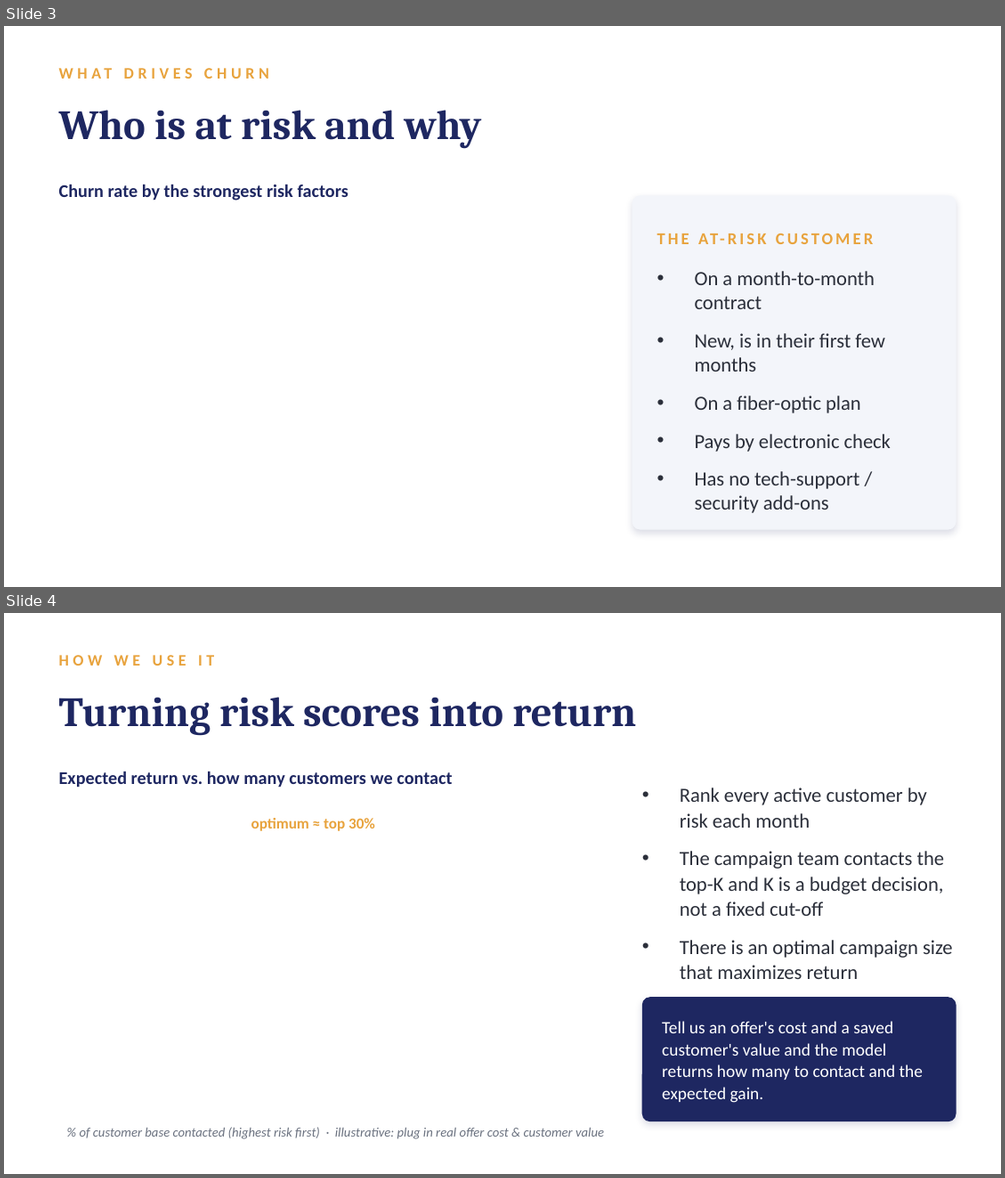
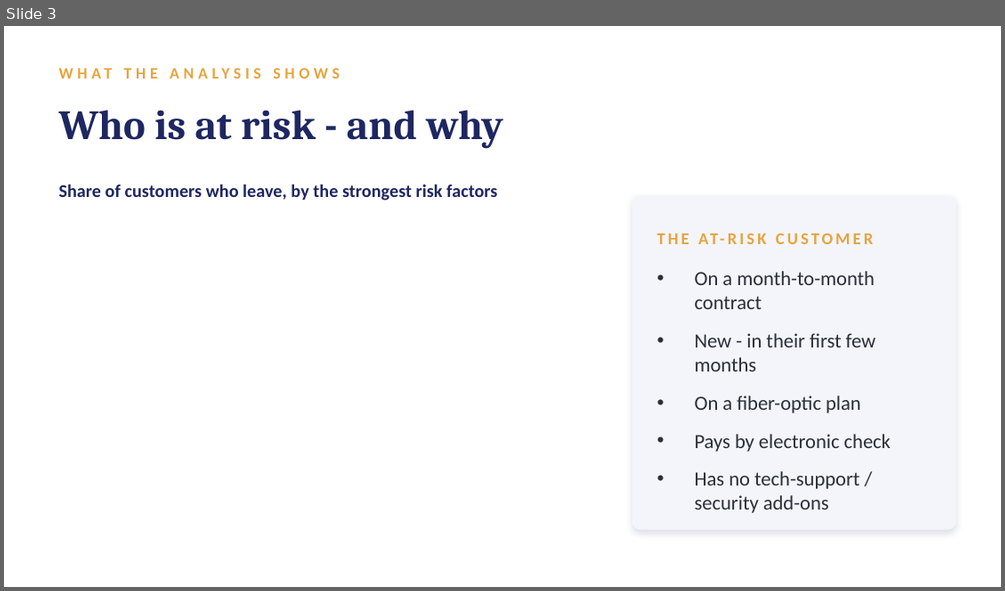
Before and after one commit to danielLutziger/churn-investigation, a slide deck: daniel-lutziger-churn.pptx. Shown one above the other, each under a label of ours: slides 3 and 4 before the commit, slide 3 after it. The pictures are 1005x1178 and 1005x591 pixels, drawn with LibreOffice and Linux fonts; fonts in the diff are those of the drawing. Boxes give left, top, right and bottom in pixels: in the first picture for what was removed or moved away, otherwise in the second. Text is boxed around its words. In the diff, an @@ line names an element or a change of style, - is before the commit and + after.

```diff
--- a/daniel-lutziger-churn.pptx
+++ b/daniel-lutziger-churn.pptx
@@ slide 4 removed at [4,613,1001,1174], background #FFFFFF @@
@@ text removed at [59,655,214,666] @@
-HOW WE USE IT
@@ text removed at [59,697,636,736] @@
-Turning risk scores into return
@@ text removed at [59,771,452,787] @@
-Expected return vs. how many customers we contact
@@ text removed at [680,787,953,979] @@
-• Rank every active customer by risk each month
-• The campaign team contacts the top-K and K is a budget decision, not a fixed cut-off
-• There is an optimal campaign size that maximizes return
@@ text removed at [251,818,375,831] @@
-optimum ≈ top 30%
@@ rounded rectangle removed at [642,997,956,1121] @@
@@ text removed at [662,1021,922,1103] @@
-Tell us an offer's cost and a saved customer's value and the model returns how many to contact and the expected gain.
@@ text removed at [80,1127,604,1139] @@
-% of customer base contacted (highest risk first) · illustrative: plug in real offer cost & customer value
@@ slide 3 changed as well @@
@@ text at [58,58,956,88]: text changed @@
-WHAT DRIVES CHURN
+WHAT THE ANALYSIS SHOWS
@@ text at [59,110,503,149]: text changed @@
-Who is at risk and why
+Who is at risk - and why
@@ text at [59,184,497,200]: text changed @@
-Churn rate by the strongest risk factors
+Share of customers who leave, by the strongest risk factors
@@ text at [695,333,876,371]: text changed @@
-• New, is in their first few months
+• New - in their first few months
```
Also in this commit, not shown: 4 other slides changed, 1 other file.
